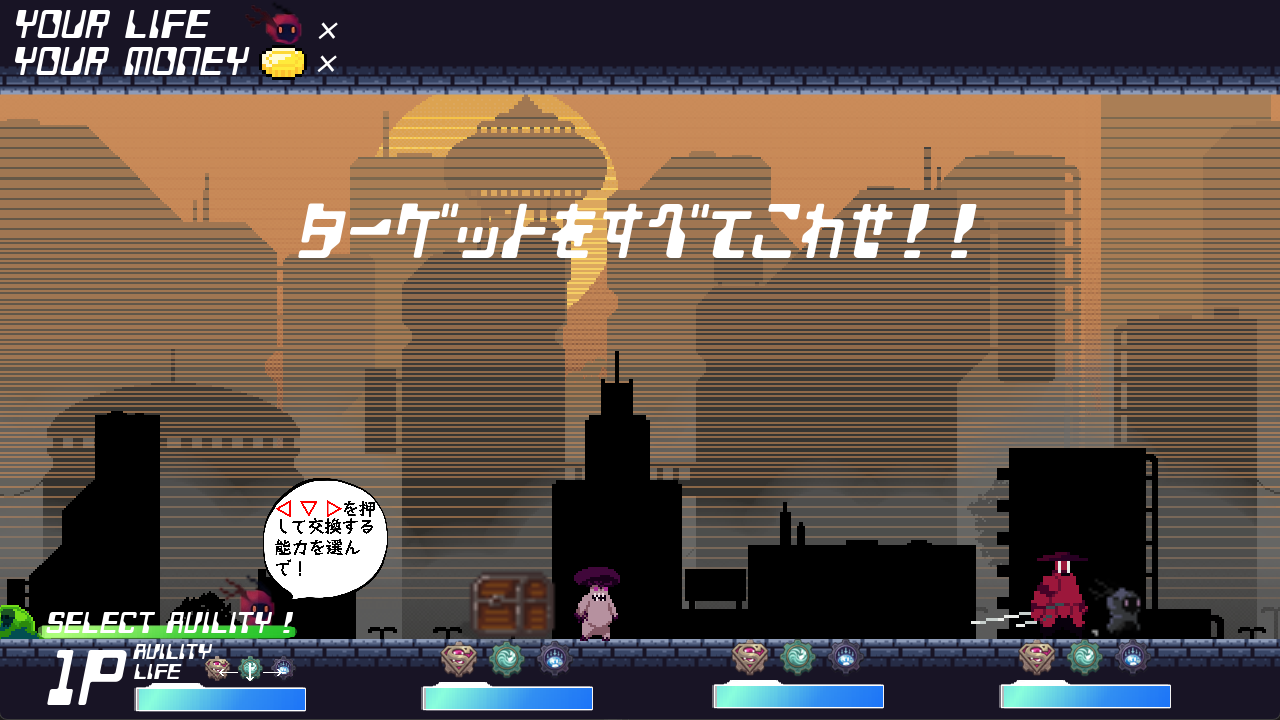
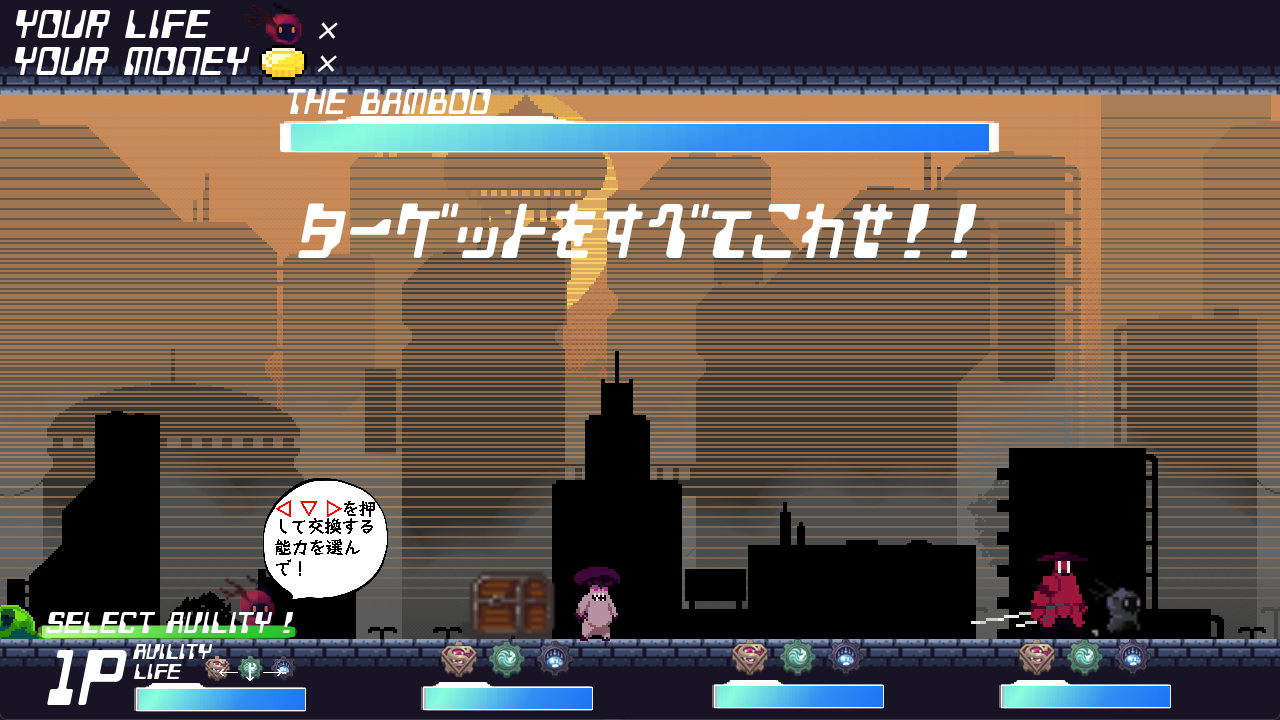
Comparing the layer stacks of the two w=1280, h=720 images. Changes:
added layer "BossHp" above "THE BAMBOO" over [291, 124, 989, 151]
added layer "THE BAMBOO" above "BossGage" over [287, 89, 491, 114]
added layer "BossGage" above "HpBarPlayer.png" over [279, 116, 999, 153]